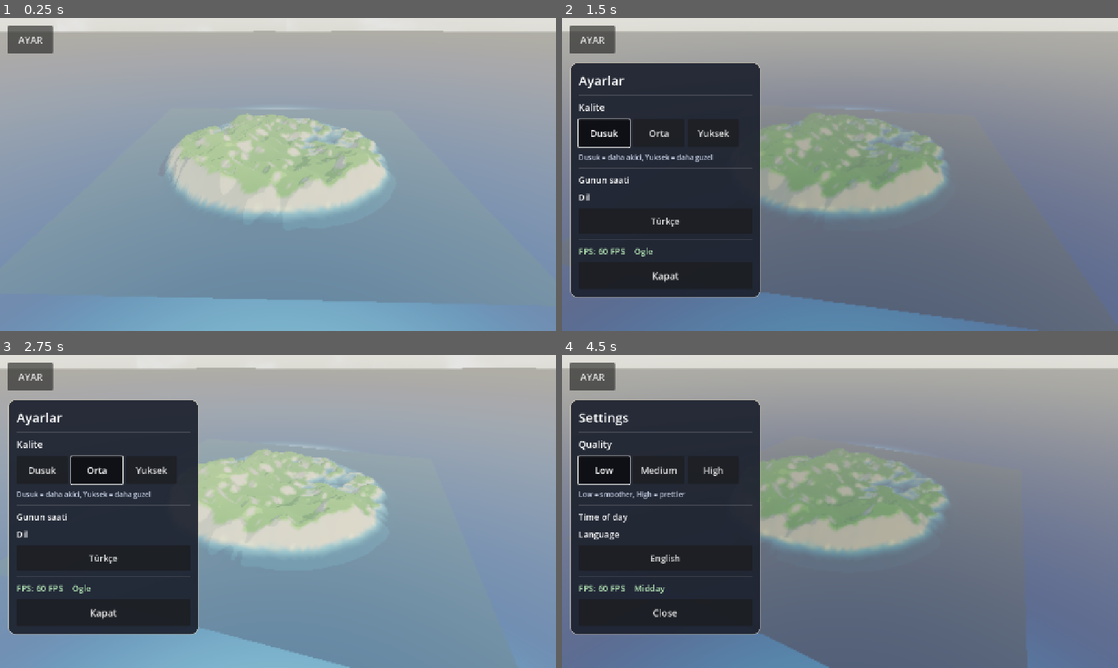
Above: before the commit, frames 1-4 (two rows, left to right).
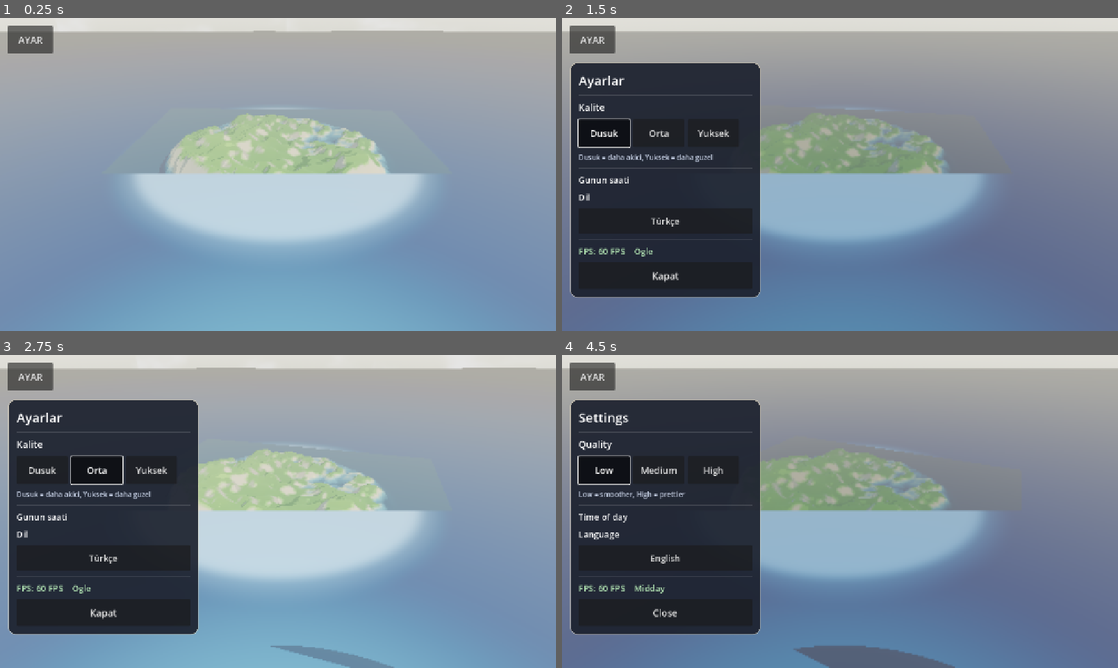
Above: after the commit, the same moments.

Repository: eraslan19j/game
Game: Godot game, scene res://scenes/world/world.tscn
The game is run twice, just before and just after one commit, with the same random seed, the same clock (stepped at 60 frames per second) and the same inputs.
Inputs:
- Up to frame 1 (0.25 s): no input
- Up to frame 2 (1.5 s): click "AYAR" at 0.5 s; click "Dusuk" at 1.25 s
- Up to frame 3 (2.75 s): click "Orta" at 2 s
- Up to frame 4 (4.5 s): click "Yuksek" at 2.75 s; click "Türkçe" at 3.5 s; click "Low" at 4.25 s

The runs differ from the first frame. In frame 1, 15% of the frame differs, in the area x 23-79%, y 49-92%; in frame 2, 19%; in frame 3, 14%; in frame 4, 19%, in the area x 35-84%, y 49-100%.

Commit message:
Toon shader: ada disi su alti arazi kirpiliyor (kare taban izi kalkti)
Co-authored-by: arena-agent <297053741+arena-agent@users.noreply.github.com>

Diff:
--- a/scenes/world/world.tscn
+++ b/scenes/world/world.tscn
@@ -53,6 +53,8 @@
 shader_parameter/rim_strength = 0.2
 shader_parameter/roughness_value = 0.95
 shader_parameter/brightness = 0.92
+shader_parameter/island_mask_radius = 96.0
+shader_parameter/sea_level = 0.0
 
 [sub_resource type="ShaderMaterial" id="ShaderMaterial_clouds"]
 shader = ExtResource("6_clouds")
--- a/shaders/toon.gdshader
+++ b/shaders/toon.gdshader
@@ -10,8 +10,18 @@
 uniform float rim_strength = 0.22;
 uniform float roughness_value = 0.95;
 uniform float brightness = 1.0;
+// Arazi icin: ada disindaki (uzak + su alti) kisimlari kirp.
+uniform float island_mask_radius = 0.0;
+uniform float sea_level = 0.0;
 
 void fragment() {
+	// Ada maskesi: 200x200 m kare tabanin izini kaldirir.
+	if (island_mask_radius > 0.5) {
+		float r = length(VERTEX.xz);
+		if (r > island_mask_radius && VERTEX.y < sea_level + 0.3) {
+			discard;
+		}
+	}
 	vec3 base = albedo.rgb;
 	if (use_vertex_color) {
 		base *= COLOR.rgb;
Binary file changed: ci_screenshot_preview.png
